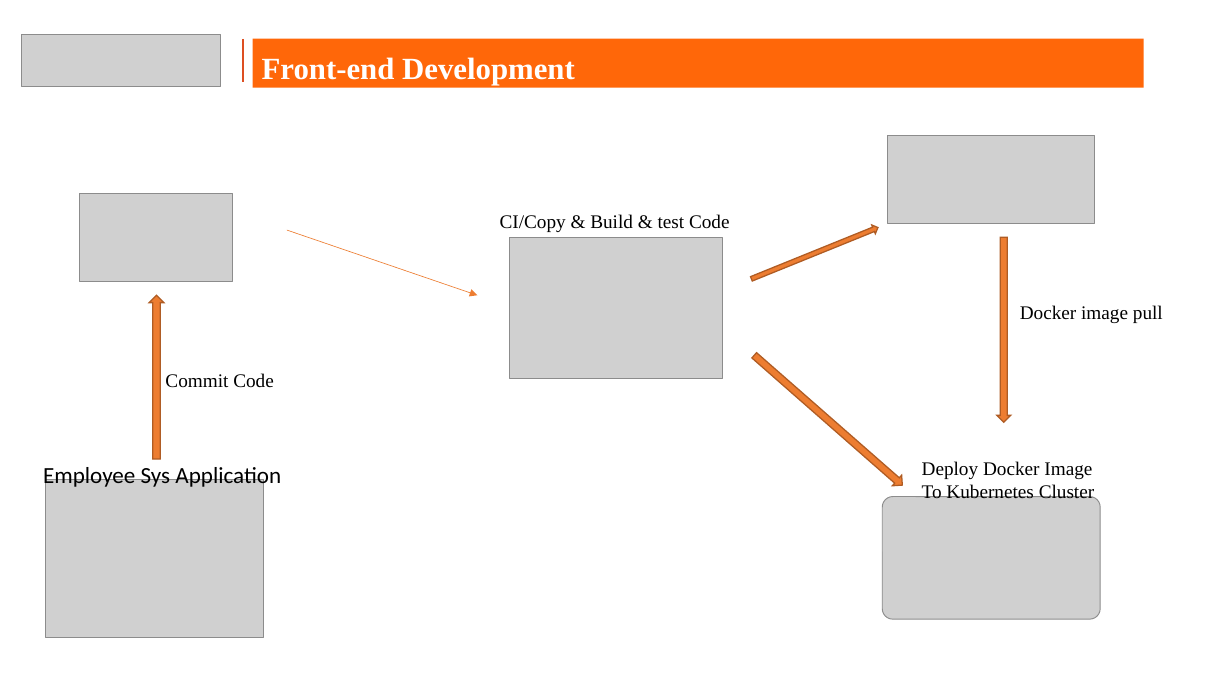
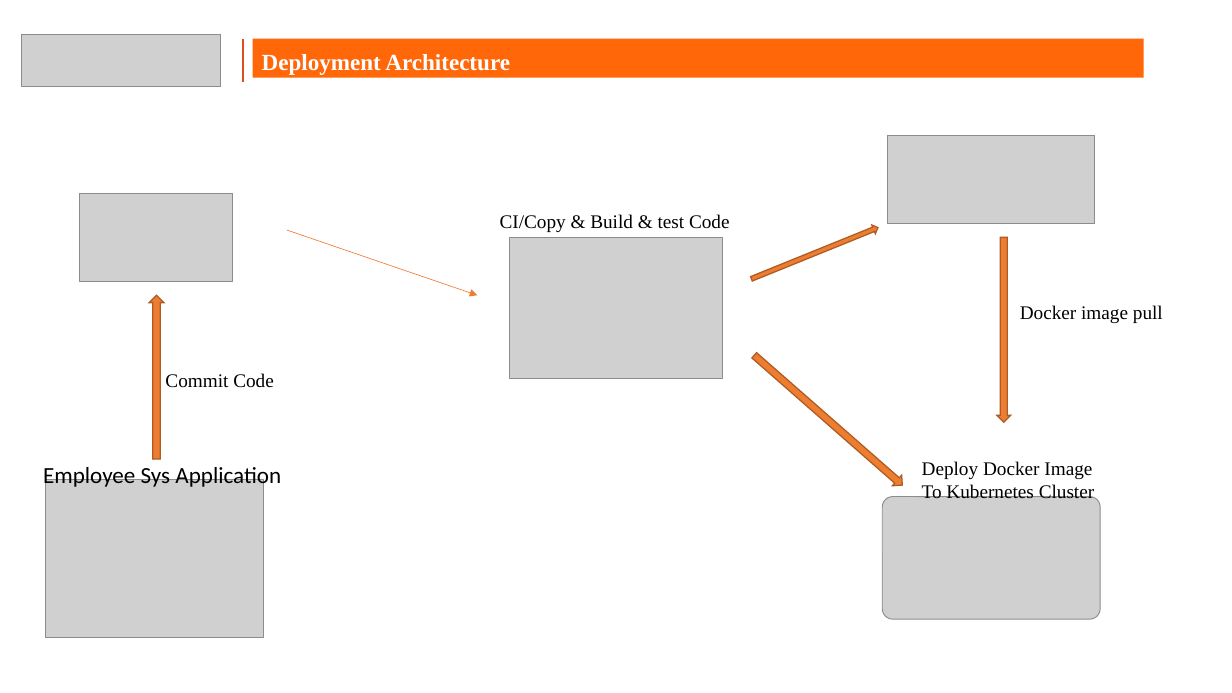
Before and after one commit to vivekjeswani/HDFCBK_CAPSTONE_PROJECT, a slide deck: slide 9 of Capstone_PPT_VivekJeswani.pptx (slide 8 before the commit). Drawn at 1232x693 pixels with LibreOffice and Linux fonts; fonts in the diff are those of the drawing; grey boxes stand for pictures; background and template pictures are left out. Boxes give left, top, right and bottom in pixels: in the first picture for what was removed or moved away, otherwise in the second. Text is boxed around its words. In the diff, an @@ line names an element or a change of style, - is before the commit and + after.

```diff
--- a/Capstone_PPT_VivekJeswani.pptx
+++ b/Capstone_PPT_VivekJeswani.pptx
@@ rectangle "Deployment Architecture": place and size @@
-rectangle "Deployment Architecture" at [252,39,1143,88]
+rectangle "Deployment Architecture" at [252,39,1143,78]
@@ text in rectangle at [262,54,510,75]: text changed; size 24 to 18 pt @@
-Front-end Development
+Deployment Architecture
```
Also in this commit, not shown: 4 other slides changed, 2 slides added, 20 other files.
